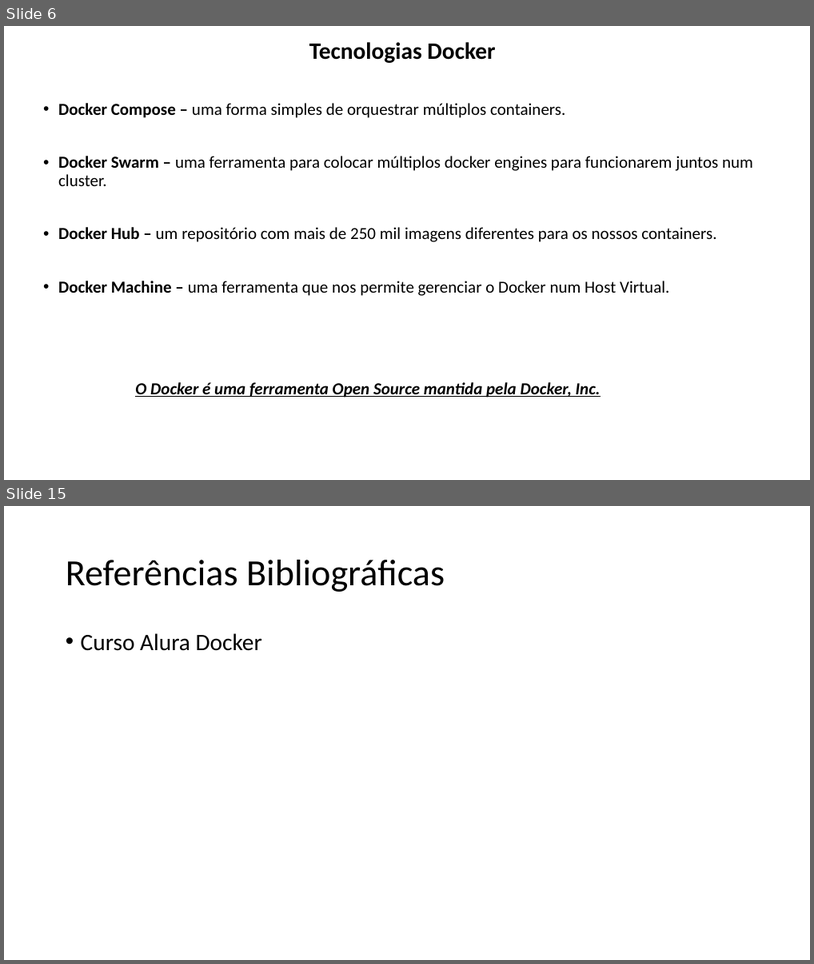
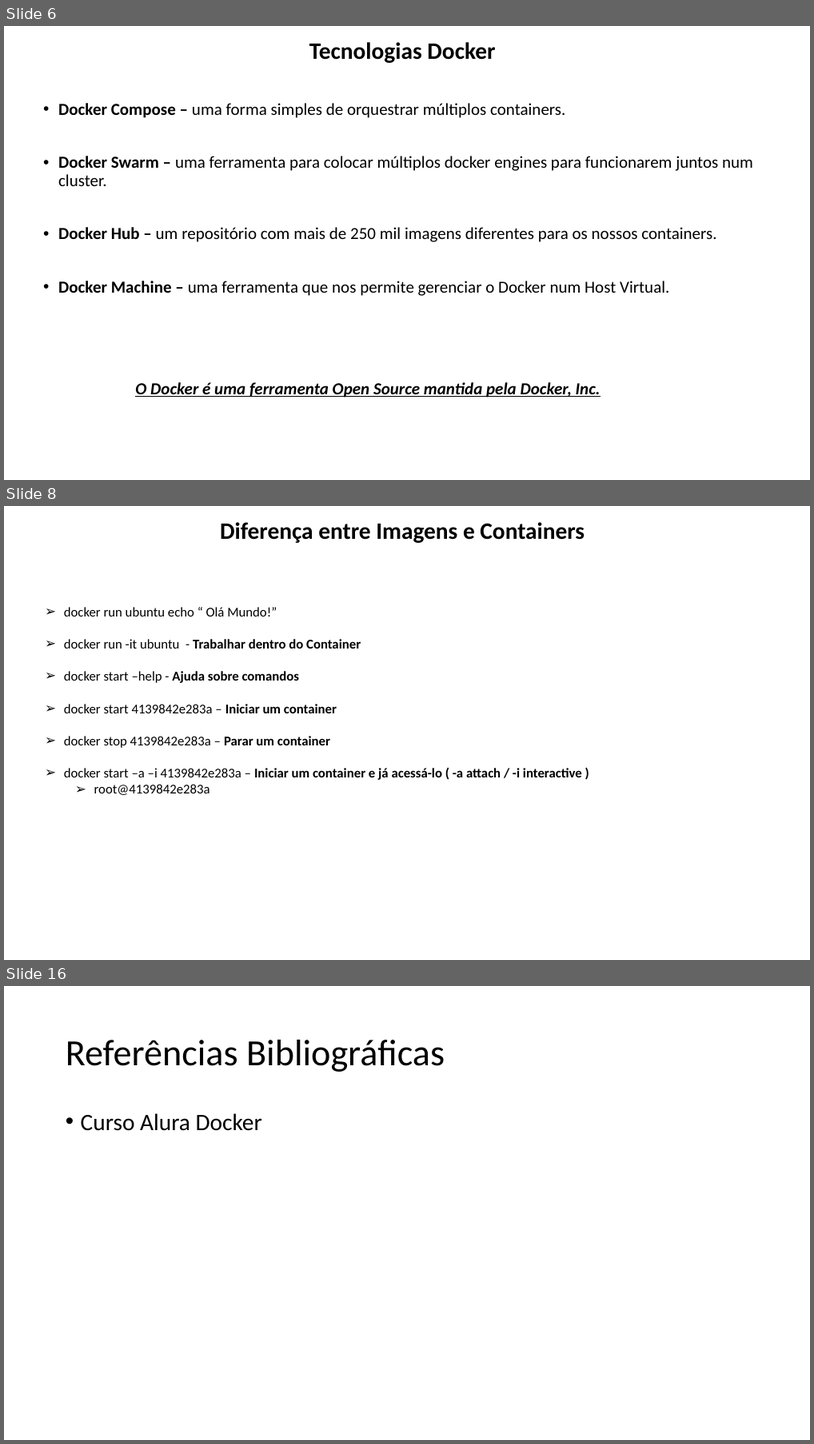
Before and after one commit to lacsousa/learning-docker, a slide deck: docs/docker-resumo.pptx. Shown one above the other, each under a label of ours: slides 6 and 15 before the commit, slides 6, 8 and 16 after it; the slides between them are not shown. The pictures are 814x964 and 814x1444 pixels, drawn with LibreOffice and Linux fonts; fonts in the diff are those of the drawing. Boxes give left, top, right and bottom in pixels: in the first picture for what was removed or moved away, otherwise in the second. Text is boxed around its words. In the diff, an @@ line names an element or a change of style, - is before the commit and + after.

Commit message:
Conceitos de Containers e Imagens

```diff
--- a/docs/docker-resumo.pptx
+++ b/docs/docker-resumo.pptx
@@ slide 8 added at [4,506,810,960], background #FFFFFF @@
@@ text added at [220,522,585,543], 28 pt, text #000000, bold @@
+Diferença entre Imagens e Containers
@@ text added at [64,607,582,795], 16 pt, text #000000 @@
+➢ docker run ubuntu echo “ Olá Mundo!”
+➢ docker run -it ubuntu - Trabalhar dentro do Container
+➢ docker start –help - Ajuda sobre comandos
+➢ docker start 4139842e283a – Iniciar um container
+➢ docker stop 4139842e283a – Parar um container
+➢ docker start –a –i 4139842e283a – Iniciar um container e já acessá-lo ( -a attach / -i interactive )
+  ➢ root@4139842e283a
@@ what was slide 15 is now slide 16 @@
```
Also in this commit, not shown: 1 slide changed, 1 other slide added, 1 slide removed, 1 other file.
